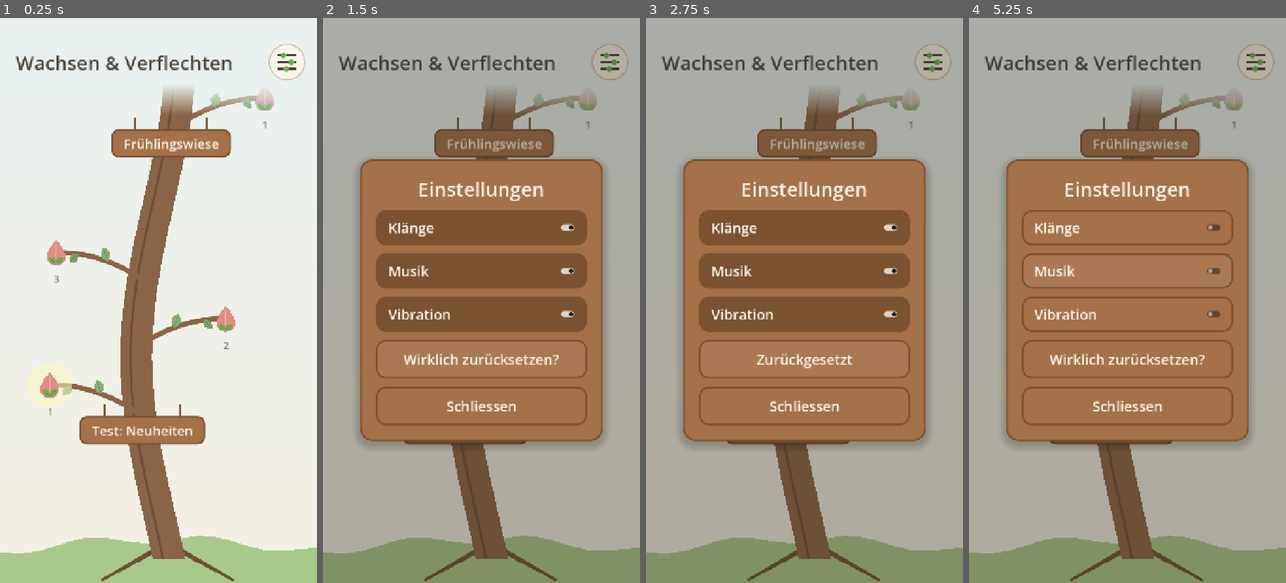
Above: before the commit, frames 1-4 (left to right).
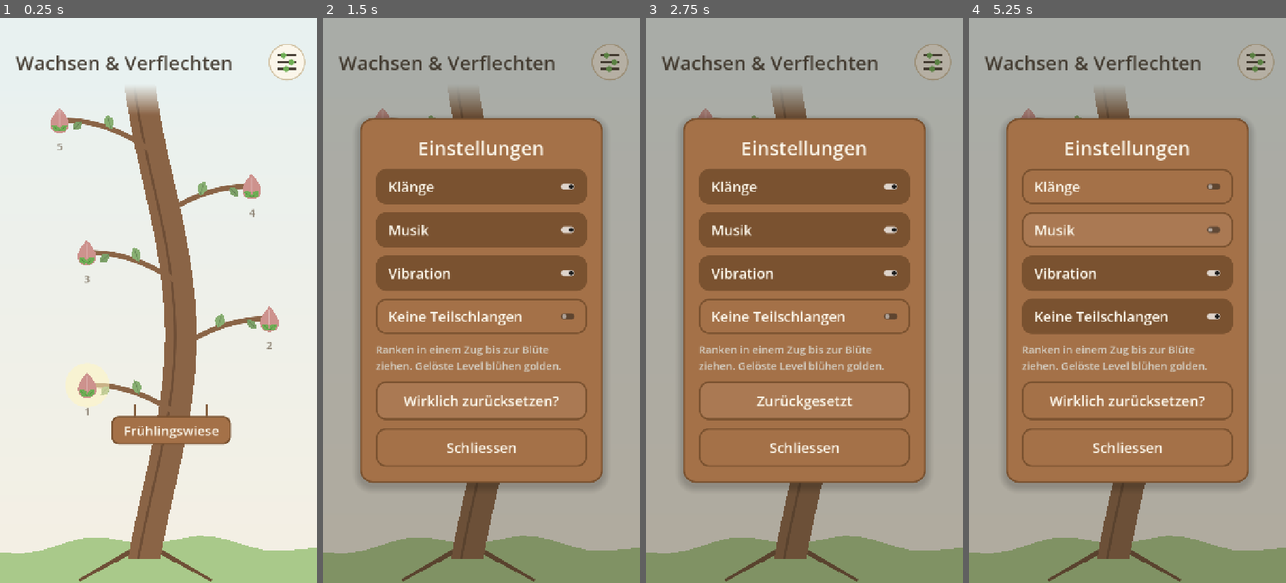
Above: after the commit, the same moments.

Repository: pascal77287/Ranken-und-Wachsen
Game: Godot game, scene res://scenes/main.tscn
Two runs of this game, one before a commit and one after it. Both use one fixed random seed, a clock stepped at 60 frames per second and the inputs below.
Inputs (mouse positions are in pixels of both pictures, inside the frame that each line leads up to):
- Up to frame 1 (0.25 s): no input
- Up to frame 2 (1.5 s): click (611, 63) at 0.5 s; click "Fortschritt zurücksetzen" at 1.25 s
- Up to frame 3 (2.75 s): click "Wirklich zurücksetzen?" at 2 s
- Up to frame 4 (5.25 s): click "Zurückgesetzt" at 2.75 s; click (1127, 317) at 3.5 s, where only the run after the commit has a clickable "Keine Teilschlangen"; click "Klänge" at 4.25 s; click "Musik" at 5 s

The runs differ from the first frame. In frame 1, 17% of the frame differs, in the area x 12-88%, y 12-100%; in frame 2, 28%; in frame 3, 27%; in frame 4, 28%, in the area x 10-90%, y 12-100%.

Commit message:
Einstellung „Keine Teilschlangen“ mit goldenen Blüten
- Neuer Schalter in den Einstellungen (Standard aus), gilt für alle Level
- Finger zu früh gehoben: die Ranke zieht sich ganz in ihre Knospe zurück
- In diesem Modus gelöste Level blühen im Lebensbaum golden
- Testkapitel „Test: Neuheiten“ wieder entfernt

Closes #3

Co-Authored-By: Claude Opus 5.5 <noreply@anthropic.com>

Diff:
--- a/levels/00_test_neuheiten.json
+++ /dev/null
@@ -1,18 +0,0 @@
-{
-	"id": "test_neuheiten",
-	"name": "Test: Neuheiten",
-	"color": "#c9a227",
-	"levels": [
-		{"id": "T-1", "name": "Test Kreuzung", "hint": "Beide Ranken kreuzen sich geradeaus.",
-		 "grid": ["1....", ".2...", "..a..", "...XZ", "....."],
-		 "crossings": {"a": "12"},
-		 "solution": {"1": "DDRRRRD", "2": "URRRDLLDDLLDRRRRU"}},
-		{"id": "T-2", "name": "Test Blüten", "hint": "Zwei Blüten – jede Ranke darf in jede.",
-		 "grid": ["1...Z", ".....", "2....", "3....", ".....", "....Z"],
-		 "solution": {"1": "DRURDRUR", "2": "RRRRUU", "3": "DDRUURDDRUURDD"}},
-		{"id": "T-3", "name": "Test kombiniert", "hint": "Kreuzung und zwei Blüten.",
-		 "grid": ["....Z", ".....", "2.a..", "3....", "..1..", "....Z"],
-		 "crossings": {"a": "12"},
-		 "solution": {"1": "RULUULLURRRDRU", "2": "RRRRDDD", "3": "RDLDRRRR"}}
-	]
-}
--- a/levels/index.json
+++ b/levels/index.json
@@ -1,6 +1,5 @@
 {
 	"chapters": [
-		"res://levels/00_test_neuheiten.json",
 		"res://levels/01_fruehlingswiese.json",
 		"res://levels/02_schattiger_wald.json",
 		"res://levels/03_flussufer.json",
--- a/scripts/autoload/progress.gd
+++ b/scripts/autoload/progress.gd
@@ -4,6 +4,9 @@
 signal changed
 
 const SAVE_PATH := "user://progress.cfg"
+## Einstellung „Keine Teilschlangen“: Hebt man den Finger, bevor die Ranke in
+## einer Blüte ist, zieht sie sich ganz zurück.
+const NO_PARTIAL := "no_partial"
 
 var _cfg := ConfigFile.new()
 
@@ -16,21 +19,29 @@
 	return _cfg.get_value("solved", level_id, false)
 
 
-func mark_solved(level_id: String) -> void:
-	if is_solved(level_id):
+## Im Modus „Keine Teilschlangen“ gelöst (goldene Blüte im Lebensbaum).
+func is_solved_hard(level_id: String) -> bool:
+	return _cfg.get_value("solved_hard", level_id, false)
+
+
+func mark_solved(level_id: String, hard := false) -> void:
+	if is_solved(level_id) and (not hard or is_solved_hard(level_id)):
 		return
 	_cfg.set_value("solved", level_id, true)
+	if hard:
+		_cfg.set_value("solved_hard", level_id, true)
 	_save()
 
 
 func reset_progress() -> void:
-	if _cfg.has_section("solved"):
-		_cfg.erase_section("solved")
+	for section in ["solved", "solved_hard"]:
+		if _cfg.has_section(section):
+			_cfg.erase_section(section)
 	_save()
 
 
 func get_setting(key: String) -> bool:
-	return _cfg.get_value("settings", key, true)
+	return _cfg.get_value("settings", key, key != NO_PARTIAL)
 
 
 func set_setting(key: String, value: bool) -> void:
--- a/scripts/game/board_view.gd
+++ b/scripts/game/board_view.gd
@@ -113,7 +113,7 @@
 		if event.pressed:
 			_press(event.position)
 		else:
-			_active = -1
+			_release()
 		accept_event()
 	elif event is InputEventMouseMotion and _active >= 0:
 		_drag(event.position)
@@ -129,6 +129,20 @@
 	_cursor = c
 	_moved = false
 	_last_blocked = Vector2i(-1, -1)
+
+
+## Im Modus „Keine Teilschlangen“ zieht sich eine Ranke ganz zurück, wenn der
+## Finger sie loslässt, bevor sie in einer Blüte angekommen ist.
+func _release() -> void:
+	var i := _active
+	_active = -1
+	if i < 0 or not Progress.get_setting(Progress.NO_PARTIAL) or state.is_finished(i):
+		return
+	if state.truncate(i, level.starts[i]) > 0:
+		Sound.retract(1)
+		Haptics.bump()
+		_animate_for(0.1)
+		changed.emit()
 
 
 func _drag(pos: Vector2) -> void:
--- a/scripts/game/game_screen.gd
+++ b/scripts/game/game_screen.gd
@@ -145,7 +145,7 @@
 
 
 func _on_won() -> void:
-	Progress.mark_solved(_board.level.id)
+	Progress.mark_solved(_board.level.id, Progress.get_setting(Progress.NO_PARTIAL))
 	var next := LevelDB.next_of(chapter, index)
 	_next_button.visible = next.x >= 0
 	_win_panel.visible = true
--- a/scripts/menu/tree_menu.gd
+++ b/scripts/menu/tree_menu.gd
@@ -239,7 +239,10 @@
 	if is_next:
 		var pulse := 0.5 + 0.5 * sin(_time * 2.4)
 		draw_circle(tip, BUD_RADIUS * (1.35 + 0.15 * pulse), Color(1.0, 0.96, 0.75, 0.35 + 0.25 * pulse), true, -1.0, true)
-	if solved:
+	if Progress.is_solved_hard(lv.id):
+		draw_circle(tip, BUD_RADIUS * 1.35, Color(Art.GOLD, 0.25), true, -1.0, true)
+		Art.draw_blossom(self, tip, BUD_RADIUS * 1.2, Art.GOLD, 1.0, b.index * 0.4)
+	elif solved:
 		var petal: Color = chapter.color.lightened(0.35) if complete else Art.GOAL
 		Art.draw_blossom(self, tip, BUD_RADIUS * 1.2, petal, 1.0, b.index * 0.4)
 	else:
--- a/scripts/ui/art.gd
+++ b/scripts/ui/art.gd
@@ -22,6 +22,7 @@
 const WOOD_DARK := Color("#7a5230")
 const CREAM := Color("#fbf6ea")
 const BLOSSOM_CENTER := Color("#f5d36b")
+const GOLD := Color("#e8b923")
 
 ## Rankenfarben; jede Ranke hat zusätzlich ein eigenes Symbol (Farbenblindheit).
 const VINE_COLORS: Array[Color] = [
--- a/scripts/ui/settings_overlay.gd
+++ b/scripts/ui/settings_overlay.gd
@@ -1,6 +1,7 @@
 class_name SettingsOverlay
 extends Control
-## Unaufdringliches Holzschild mit Einstellungen (Klänge, Musik, Vibration, Reset).
+## Unaufdringliches Holzschild mit Einstellungen (Klänge, Musik, Vibration,
+## Schwierigkeit, Reset).
 
 signal closed
 
@@ -42,6 +43,14 @@
 	_add_toggle(box, tr("Klänge"), "sound")
 	_add_toggle(box, tr("Musik"), "music")
 	_add_toggle(box, tr("Vibration"), "haptics")
+	_add_toggle(box, tr("Keine Teilschlangen"), Progress.NO_PARTIAL)
+	var note := Label.new()
+	note.text = tr("Ranken in einem Zug bis zur Blüte ziehen. Gelöste Level blühen golden.")
+	note.autowrap_mode = TextServer.AUTOWRAP_WORD_SMART
+	note.custom_minimum_size.x = 480
+	note.add_theme_font_size_override("font_size", 24)
+	note.add_theme_color_override("font_color", Art.CREAM.darkened(0.15))
+	box.add_child(note)
 
 	_reset_button.custom_minimum_size.y = 88
 	_reset_button.pressed.connect(_on_reset)
